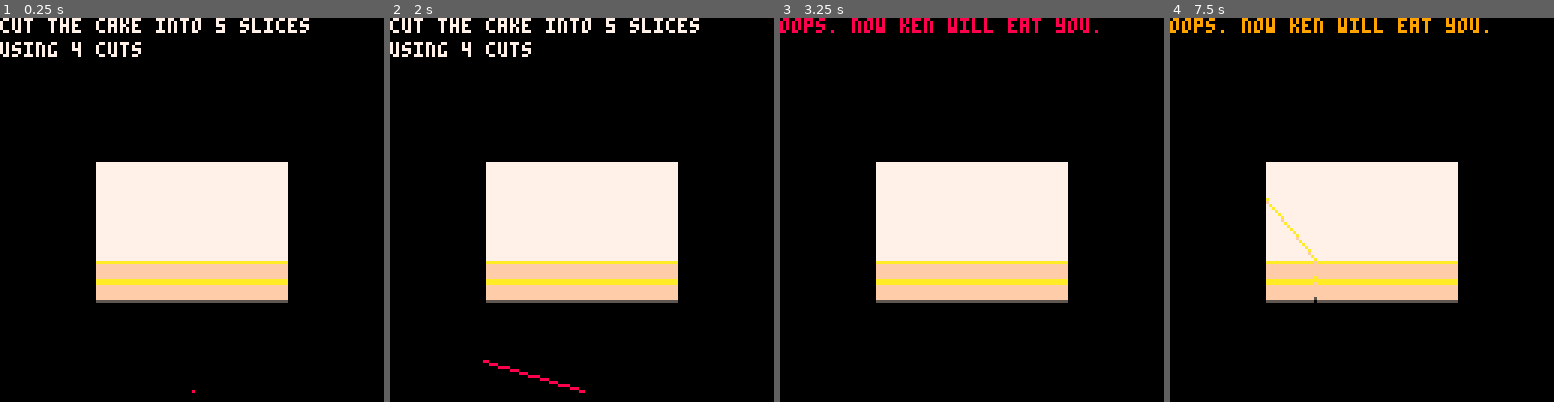
Above: before the commit, frames 1-4 (left to right).
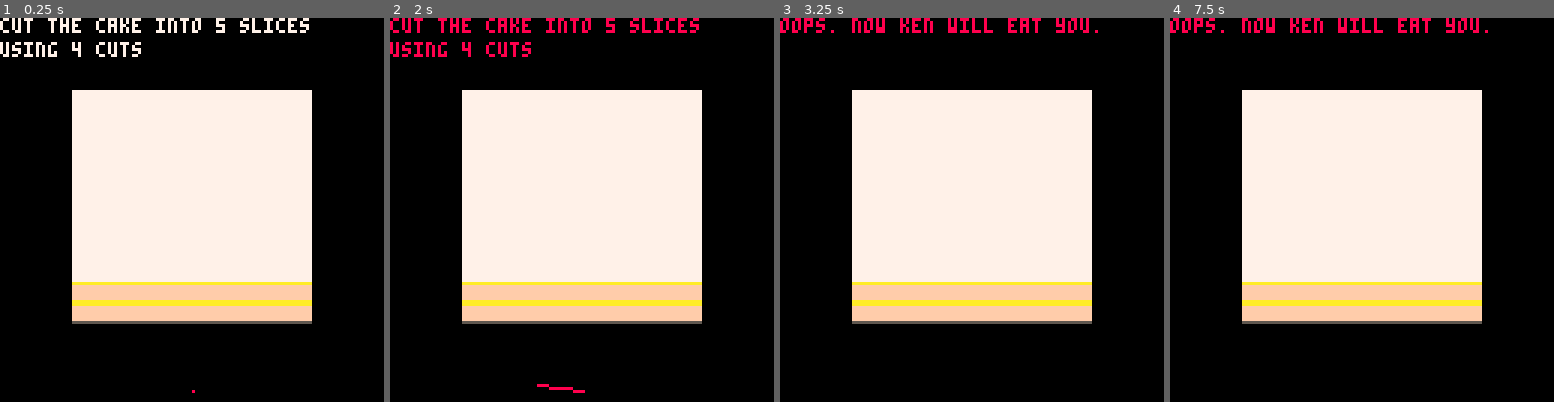
Above: after the commit, the same moments.

Repository: m-r-hunt/Pico-8-Carts
Game: PICO-8 cartridge cakecut.p8
Same seed, same stepped clock (60 frames per second), same inputs: the game is played once before the commit and once after it.
Inputs:
- Up to frame 1 (0.25 s): no input
- Up to frame 2 (2 s): tap O (Z key) at 0.7, 1.7 s; hold Right from 1.6 s (still down)
- Up to frame 3 (3.25 s): release Right at 2.1 s; tap O (Z key) at 2.1, 2.5, 2.9 s; hold Up 2.15-2.42 s; hold Right 2.47-3.03 s; hold Left from 3.08 s (still down)
- Up to frame 4 (7.5 s): tap O (Z key) every 0.4 s from 3.3 to 7.3 s; release Left at 3.58 s; hold Down 3.63-3.97 s; hold Right 4.02-4.68 s; hold Up 4.73-5.03 s; hold Left 5.08-5.68 s; hold Down 5.73-6.03 s; hold Right 6.08-6.58 s; hold Right 6.63-7.13 s; hold Up 7.18-7.45 s

The runs differ from the first frame. In frame 1, 23% of the frame differs, in the area x 18-82%, y 18-80%; in frame 2, 25%, in the area x 0-82%, y 0-98%; in frame 3, 23%; in frame 4, 24%.

Commit message:
Resize cake area

Diff:
--- a/cakecut.p8
+++ b/cakecut.p8
@@ -14,13 +14,13 @@
 rad=60
 cutn=0
 
-cakex=32
-cakey=32
-cakesize=64
+cakex=24
+cakey=24
+cakesize=80
 
 levels={
  --{function() circfill(64,64,30,7) end,1,2,{5,15,15,15,15,15,8,15,15,15,15,15}},
- {function() rectfill(32,48,96,80,7) end,4,5,{5,15,15,15,15,15,10,10,15,15,15,15,15,10}},
+ {function() rectfill(0,0,128,128,7) end,4,5,{5,15,15,15,15,15,10,10,15,15,15,15,15,10}},
 }
 leveln=1
 
Not shown, changed: 64 lines of the sprite sheet (__gfx__) section of cakecut.p8
